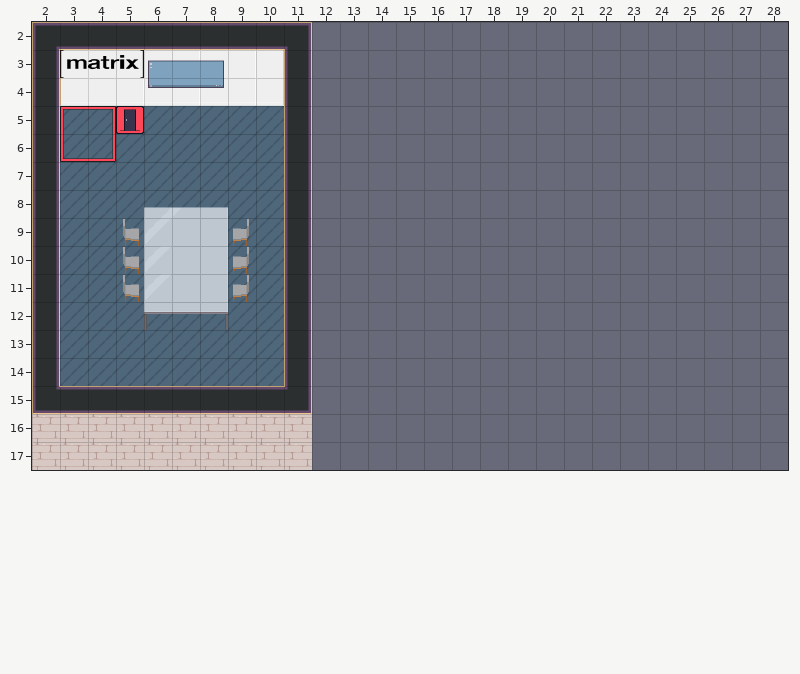
One commit to this Tiled map (JSON): level_element.tmj. That is the earlier state.
Cells are 32x32 px. Shown: x 2..28, y 2..17. The old version is drawn lined up with the new one. Not drawn, because the pictures are missing: unchanged layer "test_room_autolayer_values".
And afterwards:
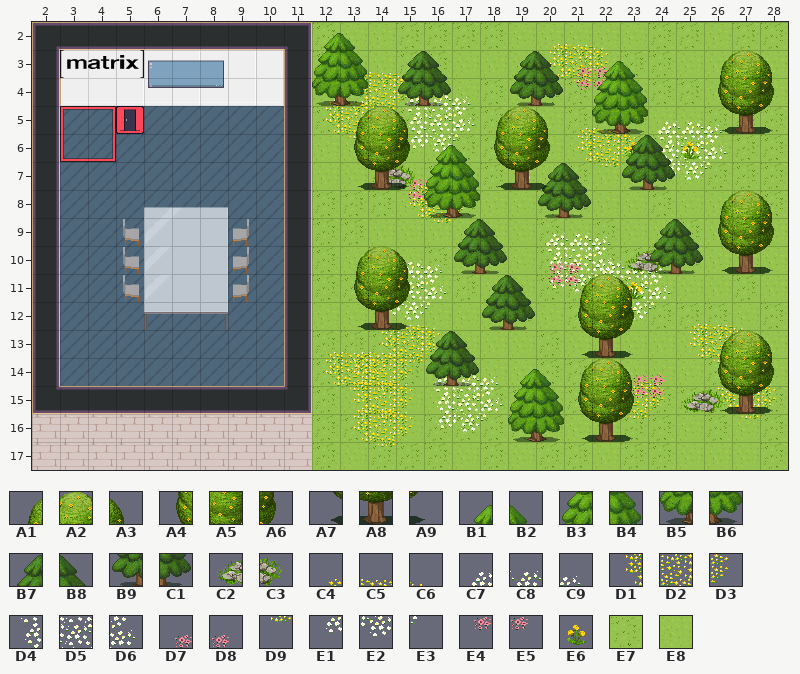
Key: from "exterior": A1 84, A2 85, A3 86, A4 109, A5 110, A6 111, A7 134, A8 135, A9 136, B1 278, B2 279, B3 303, B4 304, B5 328, B6 329, B7 334, B8 335, B9 359, C1 360, C2 475, C3 476, C4 500, C5 501, C6 502, C7 503, C8 504, C9 505, D1 525, D2 526, D3 527, D4 528, D5 529, D6 530, D7 531, D8 532, D9 551, E1 553, E2 554, E3 555, E4 556, E5 557, E6 601, E7 628, E8 629.
__ is an empty cell.
Tiles of an added or newly shown layer are drawn over the layers below it.
Edits made:
Changed rows in their new state; .. is an unchanged cell.
map size 27x16 -> 31x20 cells (old content now starts at 2,2; both pictures use the new coordinates)
Layer "outdoorfloor_1" (added):
first column x 12:
 2 E7 E8 E8 E7 E7 E7 E7 E8 E8 E8 E8 E8 E7 E7 E8 E7 E7
 3 E7 E8 E8 E7 E7 E8 E8 E8 E8 E7 E8 E7 E7 E8 E8 E8 E8
 4 E8 E7 E8 E7 E8 E8 E7 E8 E7 E7 E7 E8 E7 E7 E8 A5 E8
 5 E7 E8 E8 E7 E7 E7 E7 E8 E8 E7 E7 E8 E8 E8 E7 E7 E7
 6 E8 E8 A5 E8 E8 E7 E7 A5 E8 E8 E8 E7 E7 E7 E8 E7 E7
 7 E8 E8 E7 E8 E7 E8 E7 E8 E8 E7 E8 E8 E7 E8 E7 E7 E7
 8 E7 E7 E7 E8 E8 E7 E8 E8 E7 E7 E8 E8 E7 E8 E8 E8 E7
 9 E7 E7 E8 E8 E8 E8 E8 E8 E7 E8 E7 E8 E8 E7 E8 A5 E8
10 E7 E8 E7 E8 E7 E8 E8 E8 E7 E8 E7 E7 E7 E7 E8 E8 E8
11 E7 E7 A5 E7 E8 E7 E8 E8 E7 E7 E7 E7 E8 E8 E8 E7 E8
12 E8 E8 E8 E8 E8 E8 E8 E7 E8 E7 A5 E8 E7 E7 E7 E8 E7
13 E7 E7 E7 E7 E8 E8 E8 E8 E7 E8 E8 E8 E8 E8 E7 E7 E8
14 E7 E7 E8 E7 E8 E8 E8 E8 E7 E7 E8 E8 E8 E8 E7 A5 E8
15 E7 E8 E8 E8 E8 E7 E7 E7 E8 E7 A5 E8 E7 E7 E7 E7 E7
16 E7 E7 E8 E8 E7 E7 E7 E7 E8 E8 E8 E7 E7 E8 E7 E8 E7
17 E7 E8 E7 E7 E7 E8 E7 E8 E7 E7 E8 E7 E7 E8 E8 E8 E7
Layer "outdoorfloor_2" (added):
first column x 12:
 2 B1 B2 .. .. .. .. .. .. C4 C5 C6 .. .. .. .. .. ..
 3 C2 C4 C5 C6 B8 .. .. B7 D1 D2 D3 B2 .. .. A1 E6 A3
 4 C4 C5 C6 C7 C8 C9 .. B9 .. D9 .. B4 .. .. A4 .. A6
 5 D1 D2 D3 D4 D5 D6 A1 A2 A3 C4 C5 C6 C7 C8 C9 A8 A9
 6 .. D9 .. E1 E2 E3 A4 .. A6 D1 D2 D3 D4 D5 D6 .. ..
 7 .. A7 C2 C4 C5 C6 A7 E6 B7 .. D9 .. E1 E2 E3 .. ..
 8 .. .. .. D1 D2 D3 .. .. B9 C1 .. .. .. .. A1 A2 A3
 9 .. .. .. .. D9 .. B8 .. C7 C8 C9 .. B7 B8 A4 .. A6
10 .. A1 C7 C8 C9 B9 C1 .. D4 D5 C7 C8 C9 C1 A7 A8 A9
11 .. A4 .. D5 D6 .. B7 B8 E1 E2 D4 D5 D6 .. .. .. ..
12 .. A7 E1 E2 E3 .. B9 C1 .. A4 .. E2 E3 C4 C5 C6 ..
13 C4 C4 C5 C6 D3 B8 .. .. .. A7 A8 A9 .. D1 D2 D3 A3
14 D1 D1 D2 D3 C7 C8 C9 B1 B2 A1 C4 C5 C6 .. D9 .. C6
15 .. .. D9 .. D4 D5 D6 B3 B4 A4 .. D2 D3 C2 D1 D2 D3
16 .. D1 D2 D3 E1 E2 E3 B5 B6 A7 .. D9 .. .. .. D9 ..
17 .. .. D9 .. .. .. .. .. .. .. .. .. .. .. .. .. ..
Layer "outdoorfloor_3" (added):
first column x 12:
 3 B3 C3 .. B7 .. .. .. .. B8 D7 D8 .. .. .. .. A2 ..
 4 B5 D1 D2 D3 C1 .. .. .. C1 E4 E5 .. .. .. .. .. ..
 5 .. .. D9 .. .. .. .. .. .. .. B5 B6 .. .. A7 .. ..
 6 .. A4 .. A6 B1 B2 .. .. .. .. .. E6 B8 E6 .. .. ..
 7 .. .. A8 D7 D8 B4 .. A8 A9 B8 .. B9 C1 .. .. .. ..
 8 .. .. .. E4 E5 B6 .. .. .. .. .. .. .. .. .. .. ..
 9 .. .. .. .. .. B7 .. .. .. .. .. .. .. .. .. .. ..
10 .. .. A2 A3 .. .. .. .. D7 D8 D6 C2 C3 .. .. .. ..
11 .. .. .. A6 .. .. .. .. E4 E5 E3 E6 .. .. .. .. ..
12 .. .. C4 C5 C6 .. .. .. .. .. .. A6 .. .. .. .. ..
13 .. C5 C6 D2 B7 .. .. .. .. .. .. .. .. .. A1 A2 ..
14 .. C4 C5 C6 .. C1 .. .. .. .. A2 D7 D8 .. C4 .. A6
15 .. C4 C5 C6 .. .. .. .. .. .. .. E4 E5 .. C3 A8 A9
16 .. .. D9 .. .. .. .. .. .. .. A8 A9 .. .. .. .. ..
Layer "outdoorfloor_4" (added):
first column x 13:
 3 B4 .. .. .. .. .. .. .. .. B1 .. .. .. ..
 4 B6 .. B9 .. .. .. .. .. .. B3 .. .. .. ..
 5 A1 A2 A3 .. .. .. .. .. .. .. .. .. .. ..
 6 .. .. .. .. .. .. .. .. .. .. B7 .. .. ..
 7 .. .. C3 B3 .. .. .. .. .. .. .. .. .. ..
 8 .. .. .. B5 .. .. .. .. .. .. .. .. .. ..
10 .. .. .. .. .. .. .. .. .. .. .. B9 .. ..
11 .. .. .. .. .. .. .. .. A1 A2 A3 .. .. ..
12 .. A8 A9 .. .. .. .. .. .. .. .. .. .. ..
13 .. D1 .. .. .. .. .. .. .. .. .. .. .. ..
14 D2 D3 D9 B9 .. .. .. .. .. .. A3 .. .. A4
15 D1 D2 D3 .. .. .. .. .. .. .. A6 .. .. A7
Layer "outdoorfloor_5" (added):
first column x 15:
 7 A9
first column x 13:
15 D9
